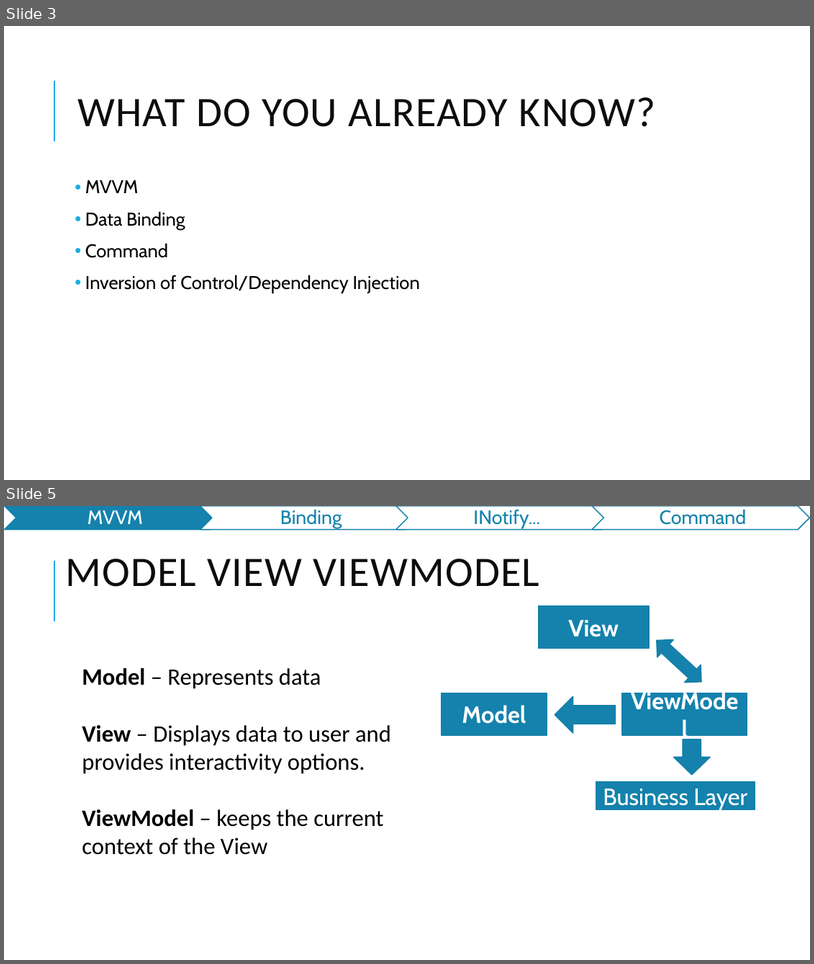
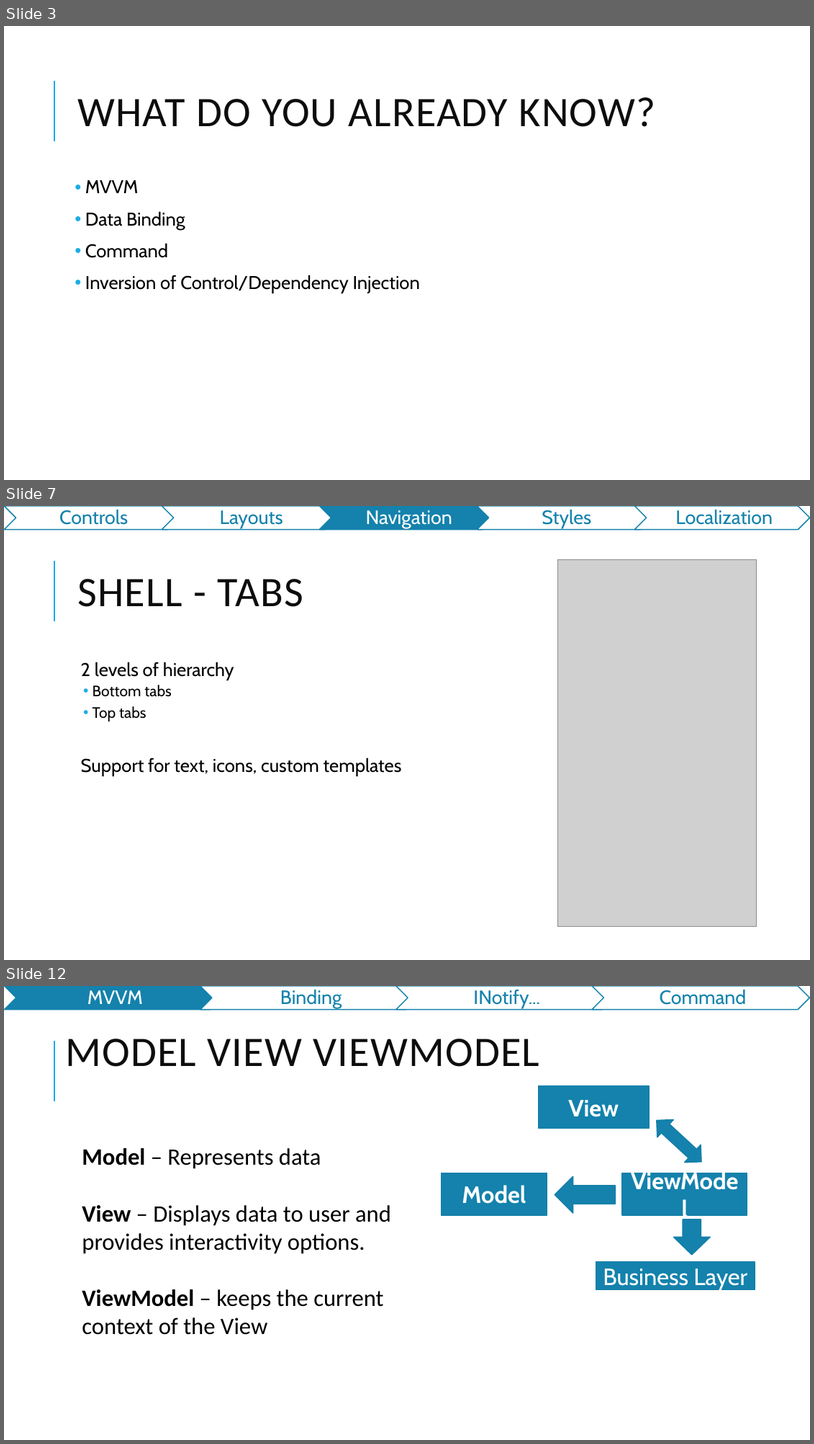
Before and after one commit to jasho/pv239-maui, a slide deck: 03_MVVM/PV239-Xamarin-03_MVVM.pptx. Shown one above the other, each under a label of ours: slides 3 and 5 before the commit, slides 3, 7 and 12 after it; the slides between them are not shown. The pictures are 814x964 and 814x1444 pixels, drawn with LibreOffice and Linux fonts; fonts in the diff are those of the drawing; grey boxes stand for pictures. Boxes give left, top, right and bottom in pixels: in the first picture for what was removed or moved away, otherwise in the second. Text is boxed around its words. In the diff, an @@ line names an element or a change of style, - is before the commit and + after.

```diff
--- a/03_MVVM/PV239-Xamarin-03_MVVM.pptx
+++ b/03_MVVM/PV239-Xamarin-03_MVVM.pptx
@@ slide 7 added at (4, 506, 810, 960), background #FFFFFF; not listed: 1 template element that a slide beside it also shows @@
@@ group added at (4, 506, 810, 530): 5 chevrons, 5 texts @@
+Controls
+Layouts
+Navigation
+Styles
+Localization
@@ picture added at (558, 560, 757, 926) @@
@@ title added at (77, 579, 304, 607), 50 pt, text #0D0D0D @@
+SHELL - TABS
@@ text added at (81, 662, 402, 776), 22 pt, text #000000 @@
+  2 levels of hierarchy
+  • Bottom tabs
+  • Top tabs
+  Support for text, icons, custom templates
@@ what was slide 5 is now slide 12 @@
```
Also in this commit, not shown: 1 slide changed, 6 other slides added, 1 other file.
